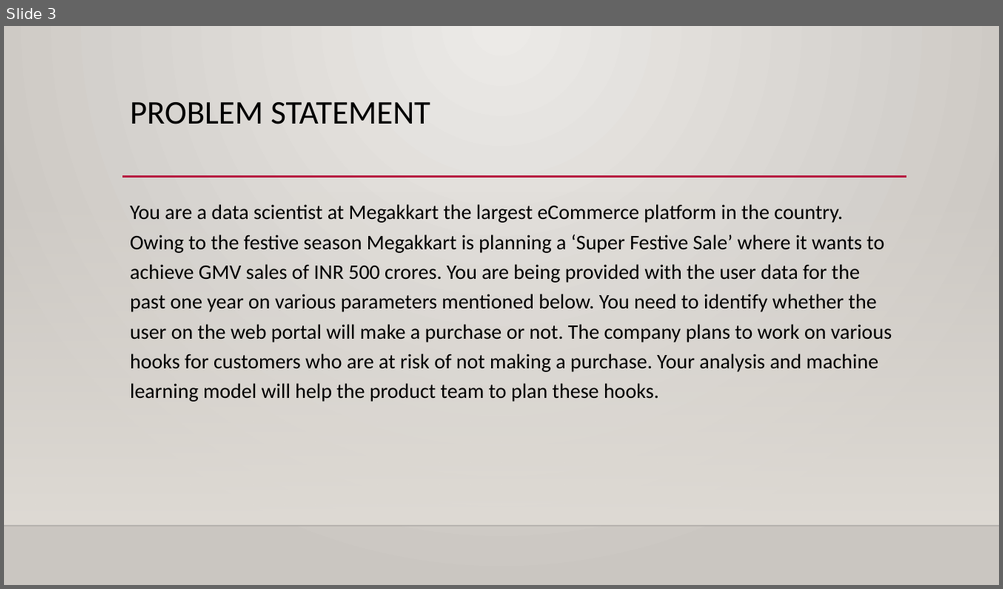
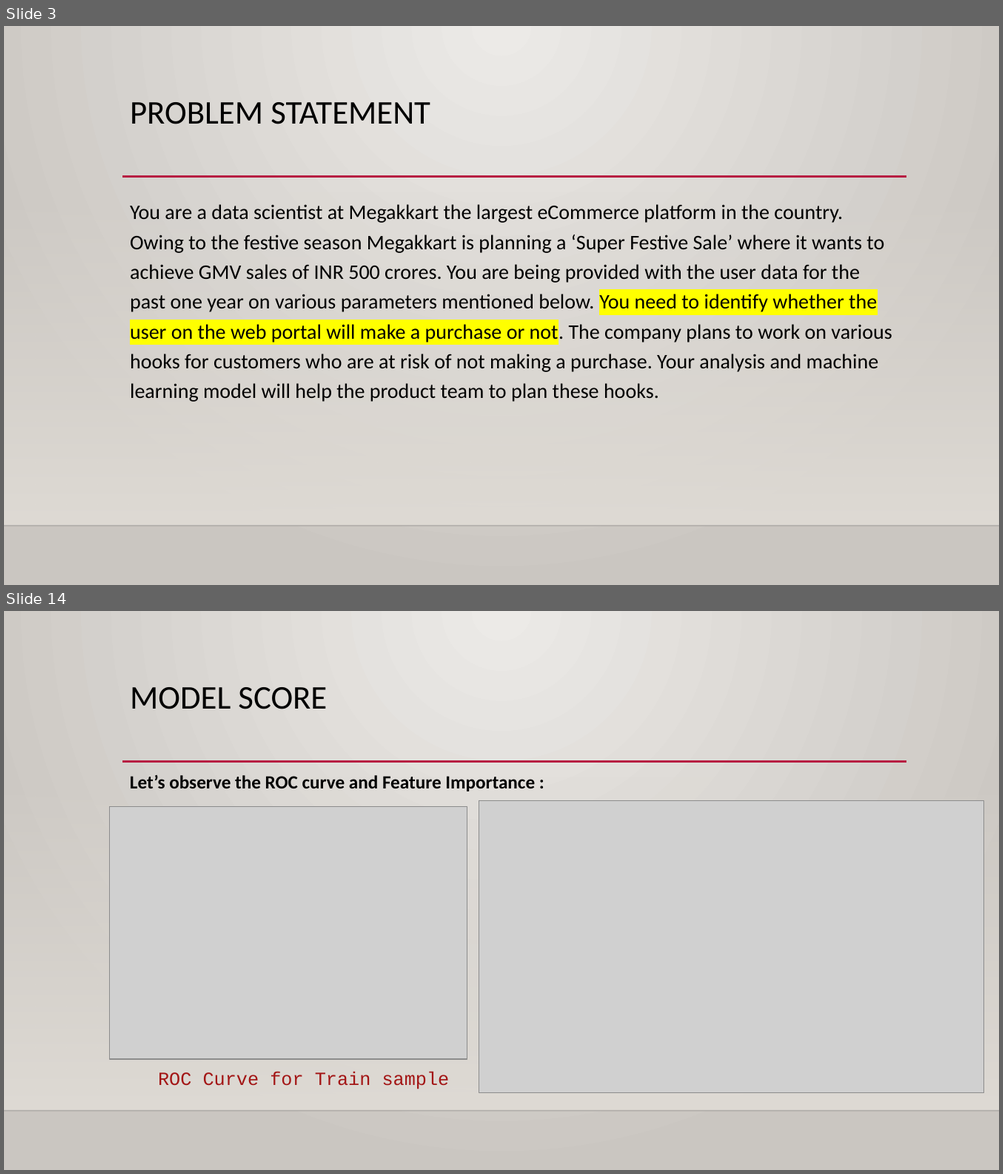
Before and after one commit to mbhoge/ml-hackathon-1, a slide deck: Data Fanatics Team - Data Analysis.pptx. Shown one above the other, each under a label of ours: slide 3 before the commit, slides 3 and 14 after it; the slides between them are not shown. The pictures are 1003x589 and 1003x1174 pixels, drawn with LibreOffice and Linux fonts; fonts in the diff are those of the drawing; grey boxes stand for pictures; background and template pictures are left out. Boxes give left, top, right and bottom in pixels: in the first picture for what was removed or moved away, otherwise in the second. Text is boxed around its words. In the diff, an @@ line names an element or a change of style, - is before the commit and + after.

```diff
--- a/Data Fanatics Team - Data Analysis.pptx
+++ b/Data Fanatics Team - Data Analysis.pptx
@@ slide 14 added at (4,611,999,1170), background gradient #ECEAE7 to #CAC7C1; not listed: 3 template elements that a slide beside it also shows @@
@@ title added at (130,687,327,709), 32 pt, text #000000 @@
+MODEL SCORE
@@ text added at (130,775,535,792), 18 pt, text #000000, bold @@
+Let’s observe the ROC curve and Feature Importance :
@@ picture added at (109,806,467,1059) @@
@@ picture added at (478,800,983,1093) @@
@@ text added at (158,1071,449,1090), 18 pt, text #A31515 @@
+ROC Curve for Train sample
@@ slide 3 changed as well @@
@@ text "You are a data scientist ..." at (130,204,891,402): highlight none to #FFFF00 in "You need to identify whether the user ..." @@
```
Also in this commit, not shown: 3 other slides changed, 11 other slides added, 5 other files.
